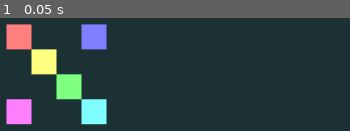
Above: before the commit, frame 1.
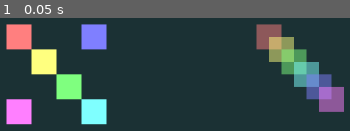
Above: after the commit, the same moment.

Repository: andrew-wilkes/godot-api
Game: Godot game, scene res://Home.tscn
Same seed, same stepped clock (60 frames per second), same inputs: the game is played once before the commit and once after it.
Inputs:
- Up to frame 1 (0.05 s): no input

The runs differ from the first frame. In frame 1, 7.7% of the frame differs, in the area x 73-99%, y 5-84%.

Commit message:
Add overlapped image

Diff:
--- a/project/Image.gd
+++ b/project/Image.gd
@@ -6,6 +6,8 @@
 
 	var hue = 0.0
 	var hue_step = 1.0 / $BG/Sprites.get_child_count()
+
+	# Combine images filled with a color
 	var img = $BG.texture.get_data()
 	for sp in $BG/Sprites.get_children():
 		var sprite : Sprite = sp
@@ -15,7 +17,19 @@
 		sqr.fill(mod)
 		img.blend_rect(sqr, Rect2(Vector2.ZERO, sqr.get_size()), sp.position)
 		hue += hue_step
-	img.save_png("composite.png")
+	img.save_png("composite1.png")
+
+	# Overlapped images
+	img = $BG2.texture.get_data()
+	for sp in $BG2/Sprites.get_children():
+		var sprite : Sprite = sp
+		var sqr = sprite.texture.get_data()
+		var mod = Color.from_hsv(hue, 0.5, 1.0, 0.5)
+		sprite.modulate = mod
+		sqr.fill(mod)
+		img.blend_rect(sqr, Rect2(Vector2.ZERO, sqr.get_size()), sp.position)
+		hue += hue_step
+	img.save_png("composite2.png")
 
 
 func generate_image(size: Vector2, color: Color, fn: String):
--- a/project/Image.tscn
+++ b/project/Image.tscn
@@ -35,3 +35,32 @@
 [node name="Sprite6" type="Sprite" parent="BG/Sprites"]
 position = Vector2( 0, 96 )
 texture = ExtResource( 2 )
+
+[node name="BG2" type="Sprite" parent="."]
+position = Vector2( 384, 64 )
+texture = ExtResource( 3 )
+
+[node name="Sprites" type="Node2D" parent="BG2"]
+
+[node name="Sprite" type="Sprite" parent="BG2/Sprites"]
+texture = ExtResource( 2 )
+
+[node name="Sprite2" type="Sprite" parent="BG2/Sprites"]
+position = Vector2( 16, 16 )
+texture = ExtResource( 2 )
+
+[node name="Sprite3" type="Sprite" parent="BG2/Sprites"]
+position = Vector2( 32, 32 )
+texture = ExtResource( 2 )
+
+[node name="Sprite4" type="Sprite" parent="BG2/Sprites"]
+position = Vector2( 48, 48 )
+texture = ExtResource( 2 )
+
+[node name="Sprite5" type="Sprite" parent="BG2/Sprites"]
+position = Vector2( 64, 64 )
+texture = ExtResource( 2 )
+
+[node name="Sprite6" type="Sprite" parent="BG2/Sprites"]
+position = Vector2( 80, 80 )
+texture = ExtResource( 2 )
Not shown, changed: .gitignore
